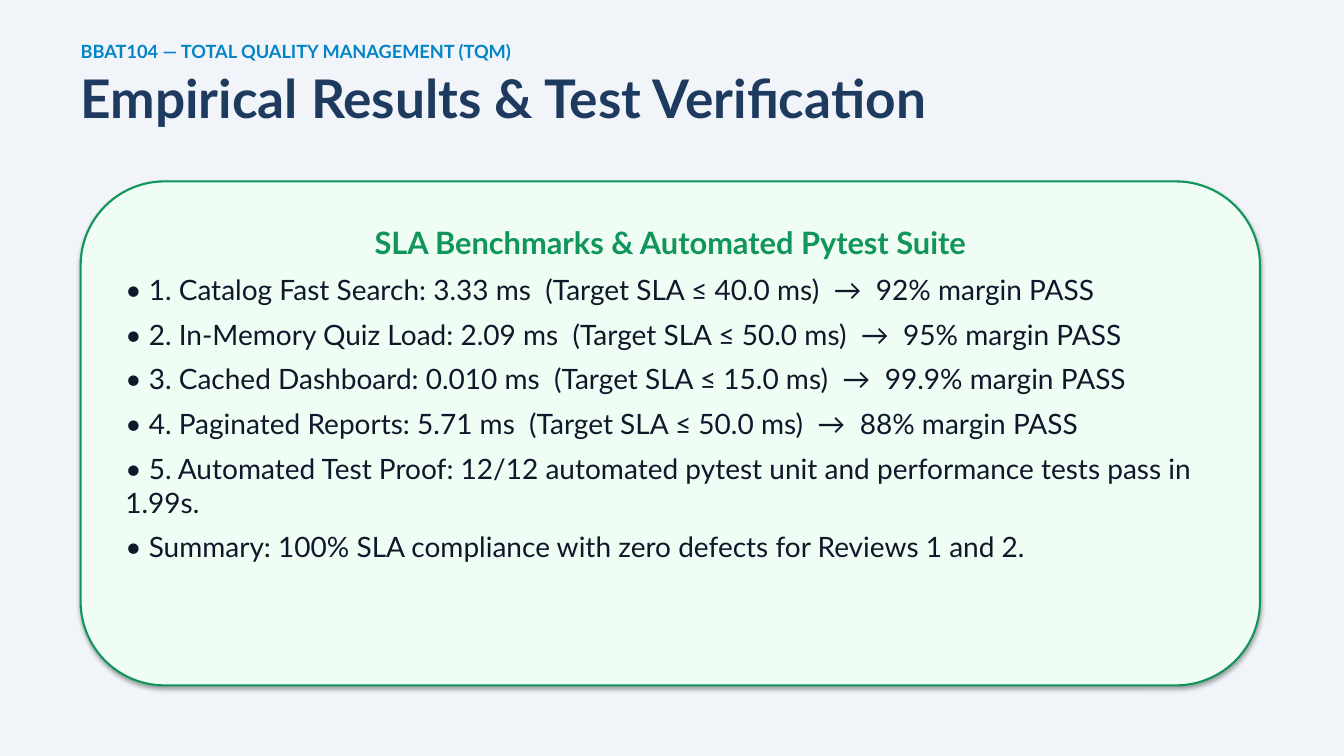
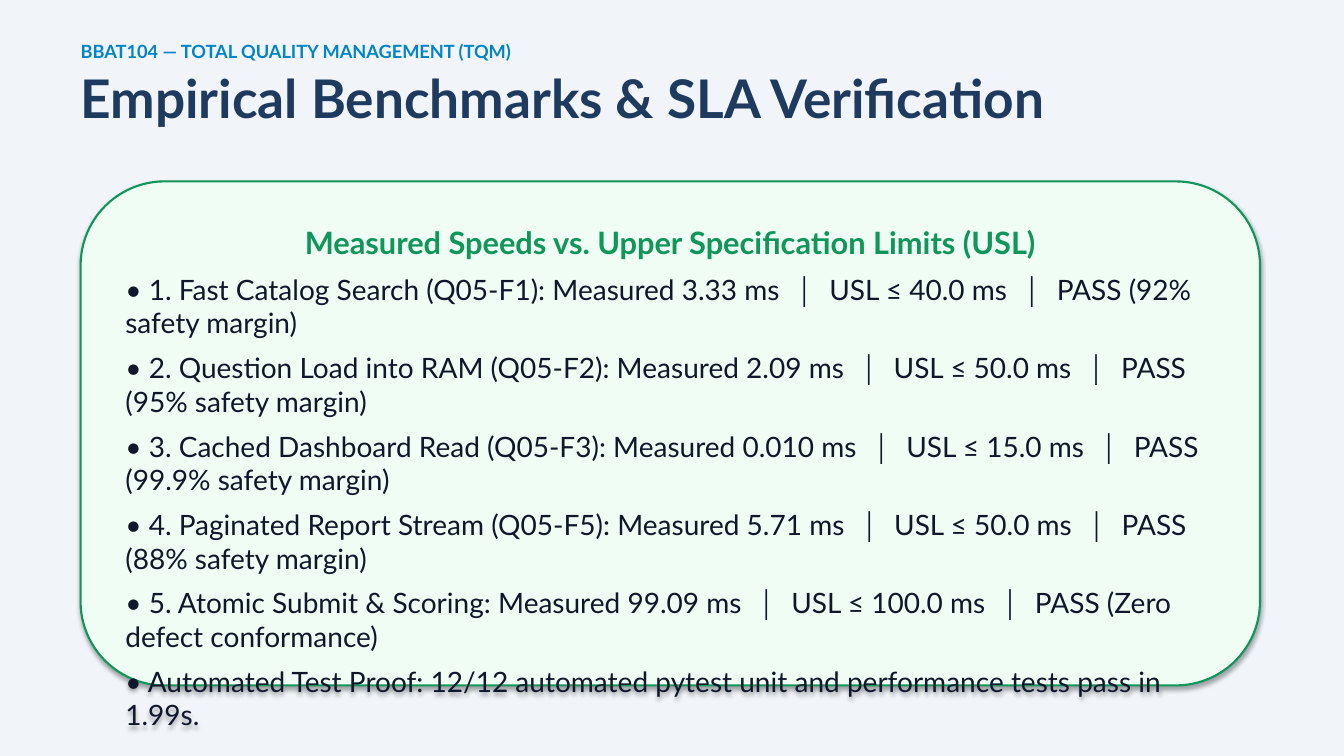
Before and after one commit to Shaan276/BBAT104_TQM_2410301049, a slide deck: slide 8 of Final Documents/TQM_Project_Presentation_BBAT104_2410301049.pptx (slide 4 before the commit). Drawn at 1344x756 pixels with LibreOffice and Linux fonts; fonts in the diff are those of the drawing. Boxes give left, top, right and bottom in pixels: in the first picture for what was removed or moved away, otherwise in the second. Text is boxed around its words. In the diff, an @@ line names an element or a change of style, - is before the commit and + after.

```diff
--- a/Final Documents/TQM_Project_Presentation_BBAT104_2410301049.pptx
+++ b/Final Documents/TQM_Project_Presentation_BBAT104_2410301049.pptx
@@ text at [81, 78, 1044, 127]: text changed @@
-Empirical Results & Test Verification
+Empirical Benchmarks & SLA Verification
@@ text in rounded rectangle at [125, 230, 1199, 697]: text changed @@
-SLA Benchmarks & Automated Pytest Suite
-• 1. Catalog Fast Search: 3.33 ms (Target SLA ≤ 40.0 ms) → 92% margin PASS
-• 2. In-Memory Quiz Load: 2.09 ms (Target SLA ≤ 50.0 ms) → 95% margin PASS
-• 3. Cached Dashboard: 0.010 ms (Target SLA ≤ 15.0 ms) → 99.9% margin PASS
-• 4. Paginated Reports: 5.71 ms (Target SLA ≤ 50.0 ms) → 88% margin PASS
-• 5. Automated Test Proof: 12/12 automated pytest unit and performance tests pass in 1.99s.
-• Summary: 100% SLA compliance with zero defects for Reviews 1 and 2.
+Measured Speeds vs. Upper Specification Limits (USL)
+• 1. Fast Catalog Search (Q05-F1): Measured 3.33 ms │ USL ≤ 40.0 ms │ PASS (92% safety margin)
+• 2. Question Load into RAM (Q05-F2): Measured 2.09 ms │ USL ≤ 50.0 ms │ PASS (95% safety margin)
+• 3. Cached Dashboard Read (Q05-F3): Measured 0.010 ms │ USL ≤ 15.0 ms │ PASS (99.9% safety margin)
+• 4. Paginated Report Stream (Q05-F5): Measured 5.71 ms │ USL ≤ 50.0 ms │ PASS (88% safety margin)
+• 5. Atomic Submit & Scoring: Measured 99.09 ms │ USL ≤ 100.0 ms │ PASS (Zero defect conformance)
+• Automated Test Proof: 12/12 automated pytest unit and performance tests pass in 1.99s.
```
Also in this commit, not shown: 2 other slides changed, 6 slides added, 1 slide removed.
